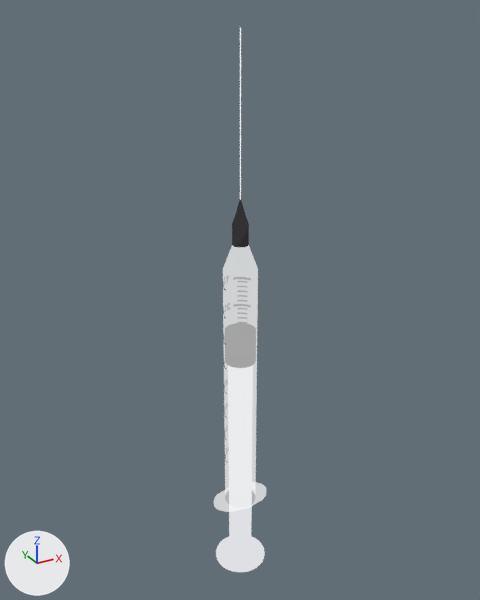
One commit to the glTF model assets/suntik.glb: the scene before it, then after it.
Camera for both pictures: a 50 mm camera at (-175.0, -356.0, 350.0) aimed at (-23.0, -79.0, 211.0). The lights are fixed; the arrows at lower left show +X, +Y and +Z. Where no turn or scale is listed for an object, it has been applied to the vertices.

Names of what the first picture shows: 'adapter_adapter_0', 'barrel_syringe_barrel_0', 'plunger_plunger_0', 'plunger_rubber_plunger_rubber_0'.
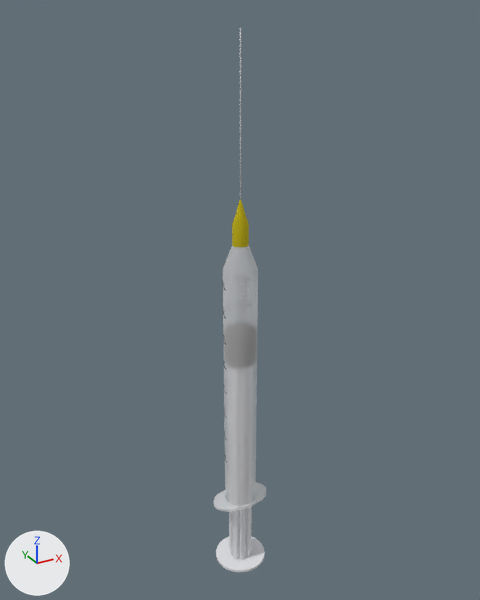
Where the newer file only moved an object's origin or applied its transform, the numbers keep the older frame.

Where the change shows, as pixel boxes (x1, y1, x2, y2) in the pictures (480 x 600 px):
'plunger_plunger_0', surface changed (white to grey)
    both: (216, 365, 265, 572)
'adapter_adapter_0', surface changed (black to yellow)
    both: (232, 200, 249, 247)
'barrel_syringe_barrel_0', recoloured
    both: (223, 276, 251, 462)

Patch to the scene script:
```diff
--- a/assets/suntik.glb.py
+++ b/assets/suntik.glb.py
@@ mat_syringe_barrel @@
 mat_syringe_barrel = bpy.data.materials.new('syringe_barrel')
-# nodes: BsdfTransparent, Emission, LightPath, Math, MixShader x2, OutputMaterial, TexImage
+# nodes: BsdfPrincipled, Math, OutputMaterial, TexImage
 # uses the picture img_image_0
@@ mat_adapter @@
 mat_adapter = bpy.data.materials.new('adapter')
-# nodes: BsdfTransparent, Emission, LightPath, MixShader, OutputMaterial, TexImage
-# uses the picture img_image_1
+# nodes: BsdfPrincipled, OutputMaterial
+# colours: yellow #c2b200
@@ mat_plunger @@
 mat_plunger = bpy.data.materials.new('plunger')
-# nodes: BsdfTransparent, Emission, LightPath, MixShader, OutputMaterial, TexImage
-# uses the picture img_image_3
+# nodes: BsdfPrincipled, OutputMaterial
+# colours: light grey #dfe0e4
```
